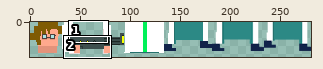
A sprite sheet gets an edit: assets/spritesheet.png. Above, an overview of the earlier version with the close-up marked.
Close-up. Old version:
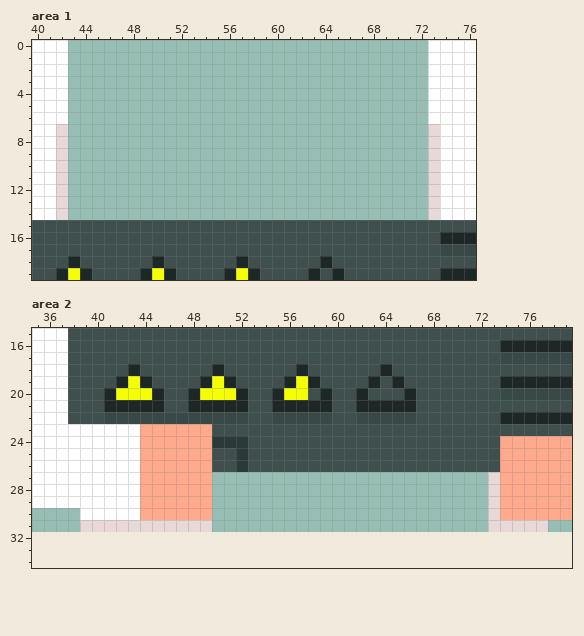
The file is 281x32 pixels. Pixels under 10% opacity are left out. Colours within 5 levels of each other are drawn and written as one. Shown: area 1: x 40..76, y 0..19; area 2: x 35..79, y 15..34. The old version is drawn lined up with the new one, on the new canvas. The commit also changed other parts of the picture, which this record leaves out.
Once edited:
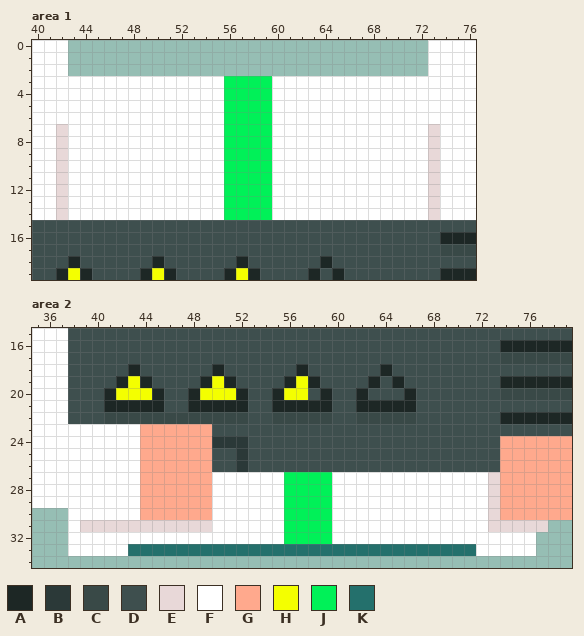
Palette (. is transparent): A #1d2725  B #2b3938  C #394947  D #3e4f4e  E #e8d8d8  F #ffffff  G #ffa98d  H #f4ff00  J #00f158  K #24706c
From old to new:
canvas 281x32 -> 281x35
Area 1:
y 3..14: x 43..72 .............................. -> FFFFFFFFFFFFFJJJJFFFFFFFFFFFFF
Area 2:
y 27..29: x 50..72 ....................... -> FFFFFFJJJJFFFFFFFFFFFFF
y 30..31: x 38 . -> F; x 50..72 ....................... -> FFFFFFJJJJFFFFFFFFFFFFF
y 32: x 38..76 ....................................... -> FFFFFFFFFFFFFFFFFFJJJJFFFFFFFFFFFFFFFFF
y 33: x 38..76 ....................................... -> FFFFFKKKKKKKKKKKKKKKKKKKKKKKKKKKKKFFFFF
